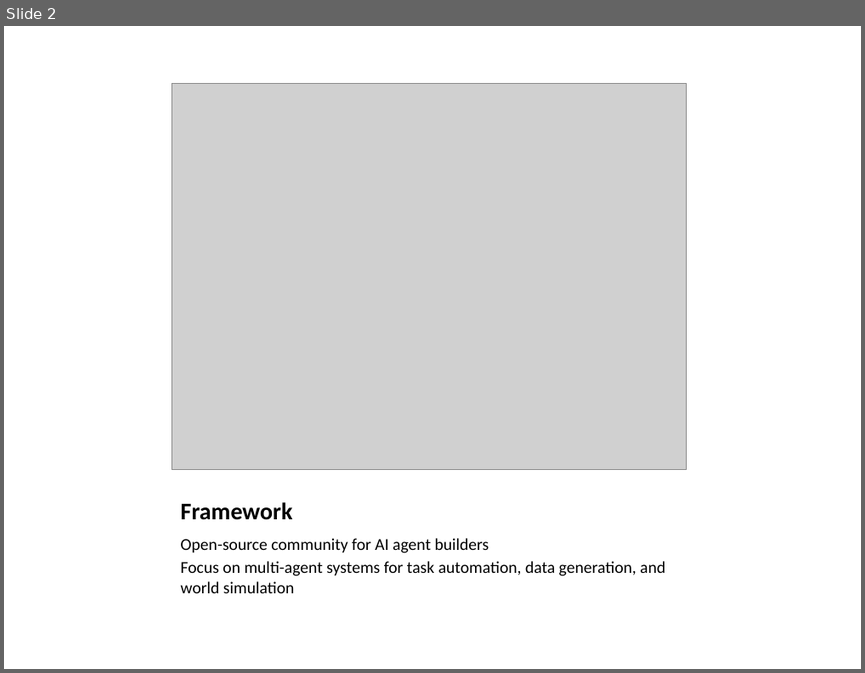
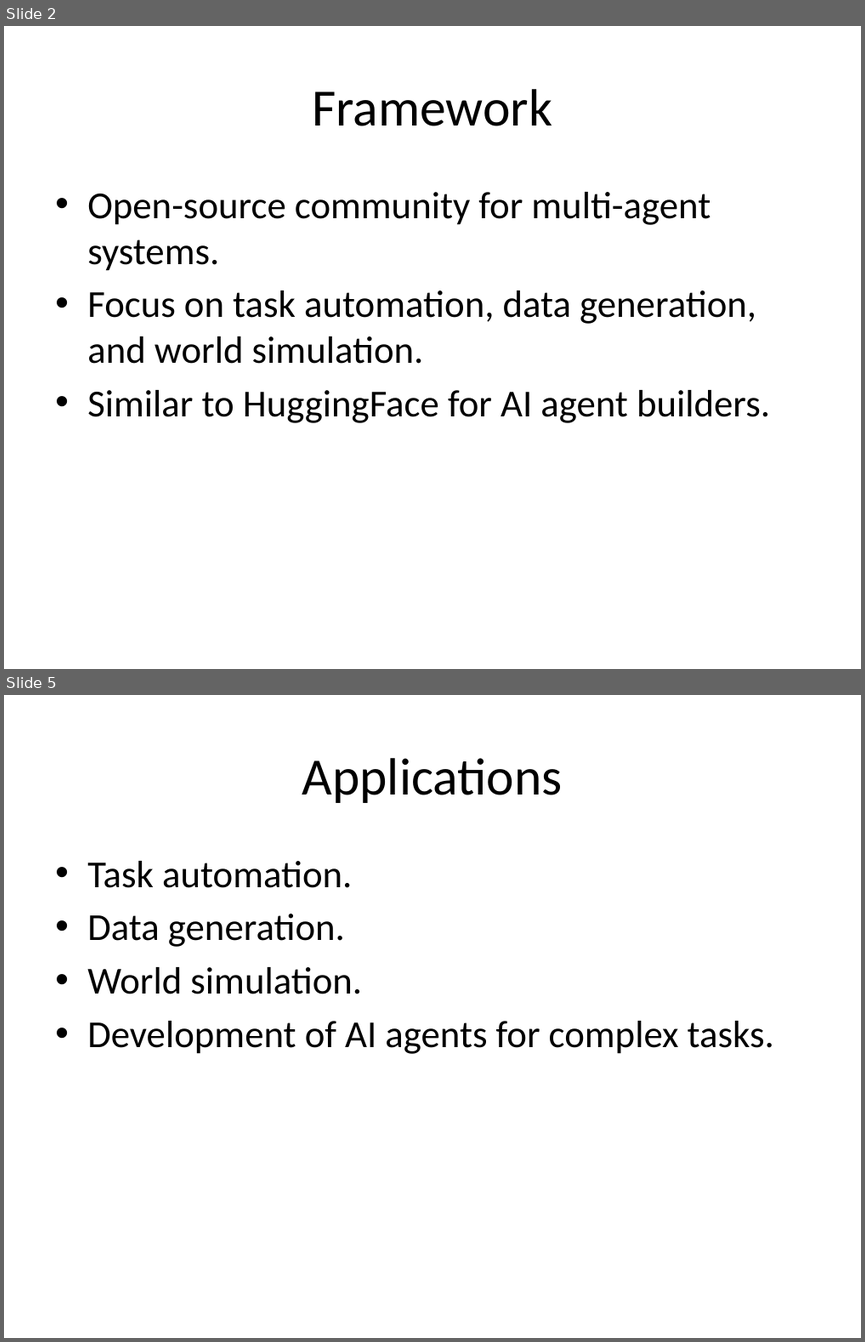
Before and after one commit to echo-yiyiyi/camel, a slide deck: pptx_outputs/CAMEL-AI_Presentation.pptx. Shown one above the other, each under a label of ours: slide 2 before the commit, slides 2 and 5 after it; the slides between them are not shown. The pictures are 865x673 and 865x1342 pixels, drawn with LibreOffice and Linux fonts; fonts in the diff are those of the drawing; grey boxes stand for pictures. Boxes give left, top, right and bottom in pixels: in the first picture for what was removed or moved away, otherwise in the second. Text is boxed around its words. In the diff, an @@ line names an element or a change of style, - is before the commit and + after.

```diff
--- a/pptx_outputs/CAMEL-AI_Presentation.pptx
+++ b/pptx_outputs/CAMEL-AI_Presentation.pptx
@@ slide 5 added at (4,695,861,1338), background #FFFFFF @@
@@ title added at (302,758,562,803), 44 pt, text #000000 @@
+Applications
@@ text added at (87,861,774,1054), 32 pt, text #000000 @@
+• Task automation.
+• Data generation.
+• World simulation.
+• Development of AI agents for complex tasks.
@@ slide 2 changed as well @@
@@ title "Framework": place and size @@
-title "Framework" at (181,502,293,520)
+title "Framework" at (312,89,552,126)
@@ title "Framework" at (312,89,552,126): size 20 to 44 pt, bold off; alignment left to centre; vertical alignment bottom to middle @@
@@ picture removed at (172,84,686,469) @@
@@ text at (87,192,770,423): text changed; size 14 to 32 pt @@
-Open-source community for AI agent builders
-Focus on multi-agent systems for task automation, data generation, and world simulation
+• Open-source community for multi-agent systems.
+• Focus on task automation, data generation, and world simulation.
+• Similar to HuggingFace for AI agent builders.
```
Also in this commit, not shown: 1 other slide changed, 2 other slides added, 3 slides removed, 53 other files.
